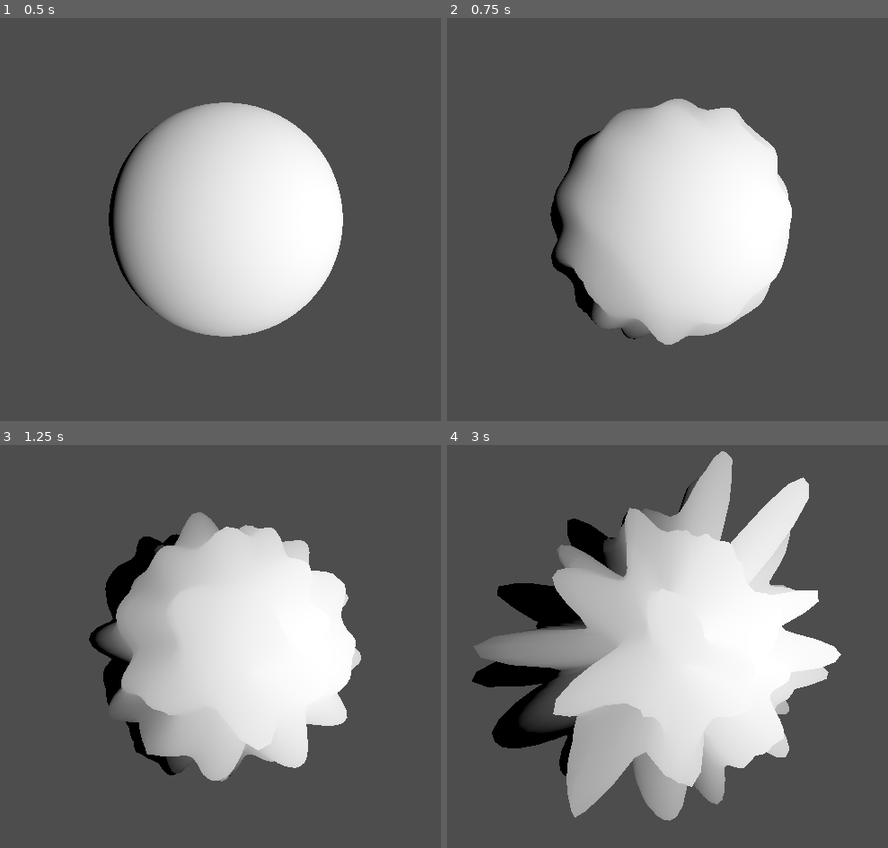
Above: before the commit, frames 1-4 (two rows, left to right).
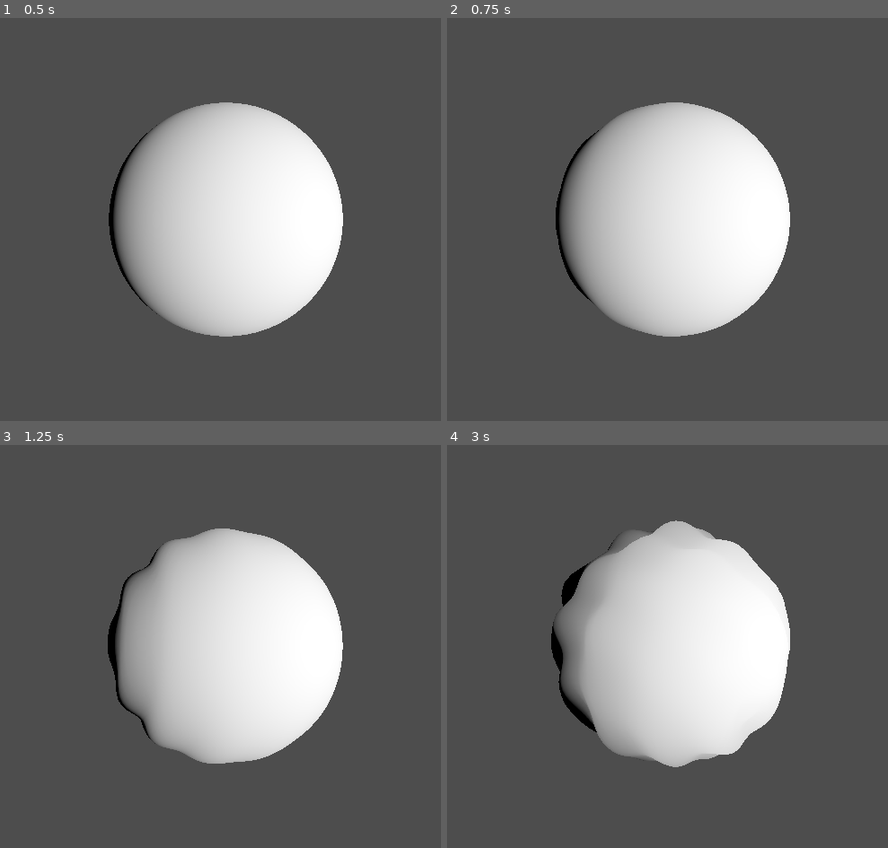
Above: after the commit, the same moments.

Repository: Routund/Earth_shakers
Game: Godot game, scene res://Scenes/test.tscn
Same seed, same stepped clock (60 frames per second), same inputs: the game is played once before the commit and once after it.
Inputs (mouse positions are in pixels of both pictures, inside the frame that each line leads up to):
- Up to frame 1 (0.5 s): no input
- Up to frame 2 (0.75 s): tap Enter at 0.5 s; move the mouse to (830, 199) at 0.52 s; hold Right (right) from 0.53 s (still down); hold Space (jump) from 0.53 s (still down)
- Up to frame 3 (1.25 s): keep holding Right (right); keep holding Space (jump)
- Up to frame 4 (3 s): move the mouse to (530, 666) at 1.27 s; release Right (right) at 1.28 s; release Space (jump) at 1.28 s; hold S (down) 1.28-2.03 s; tap Space (jump) at 1.35, 1.52, 1.82, 2.85 s; move the mouse to (742, 557) at 2.02 s; hold Right (right) 2.03-2.78 s; hold Space (jump) 2.03-2.78 s; move the mouse to (636, 727) at 2.77 s; hold Up (up) from 2.78 s (still down)

Frame 1 is identical in both runs. In frame 2, 2.0% of the frame differs, in the area x 23-79%, y 20-82%; in frame 3, 6.2%; in frame 4, 21%, in the area x 5-90%, y 1-94%.

Commit message:
misc changes

Diff:
--- a/Scripts/UvSphere.gd
+++ b/Scripts/UvSphere.gd
@@ -30,7 +30,7 @@
 
 func _process(delta : float) -> void:
 	k+=delta
-	if Input.is_action_pressed("jump"):
+	if Input.is_action_just_pressed("jump"):
 		add_impact(Vector3(randf()- 0.5,randf() - 0.5,randf()-0.5).normalized())
 		if len(impact_points)==100:
 			impact_points.pop_at(0)
--- a/Shaders/planet_wave.gdshader
+++ b/Shaders/planet_wave.gdshader
@@ -8,7 +8,7 @@
 const float dampening = 2.0;
 const float phase_shift = PI/4.0;
 const float frequency = 15.0;
-const float height = 0.1;
+const float height = 0.05;
 
 
 void vertex() {
